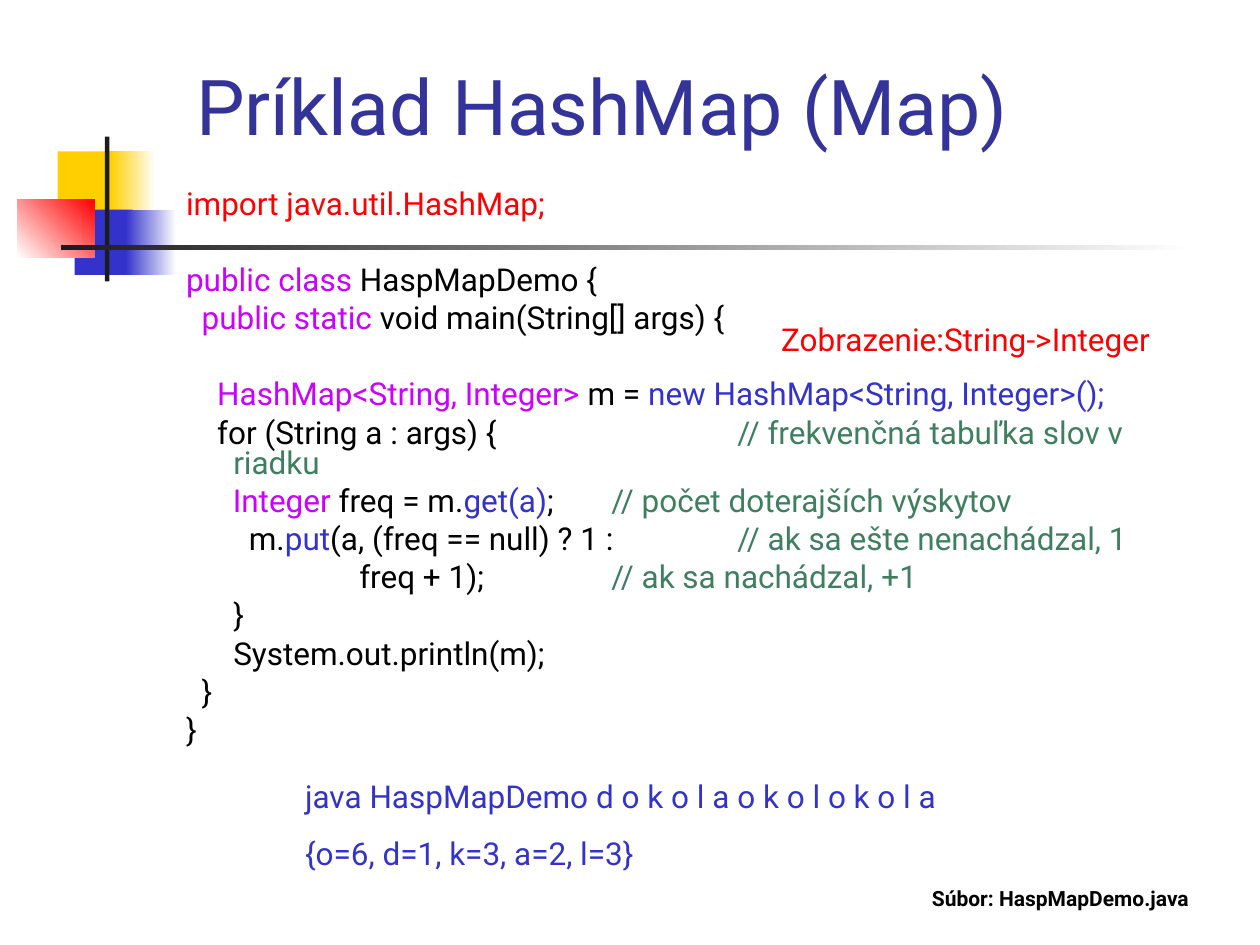
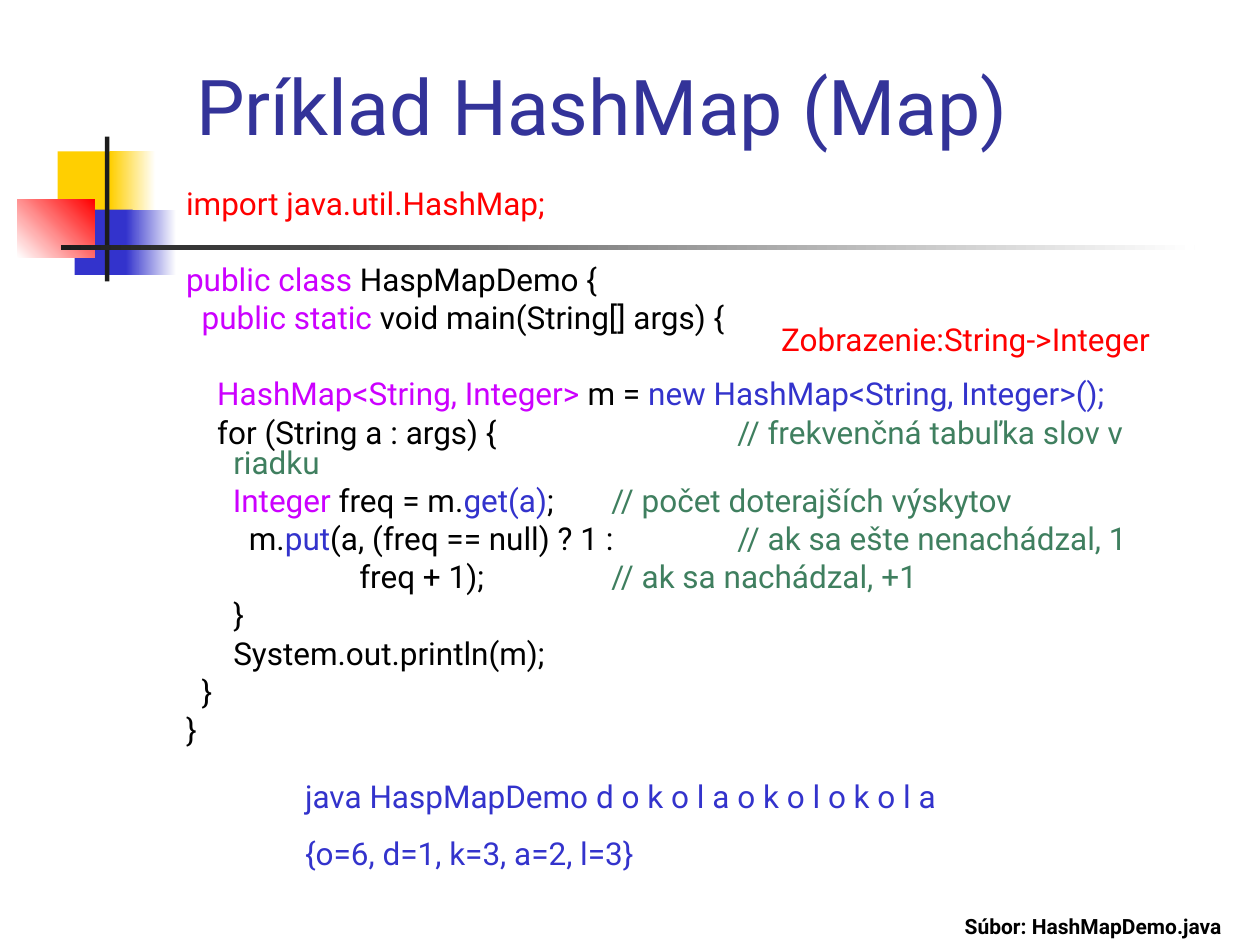
Before and after one commit to Programovanie4/Prednasky, a slide deck: slide 20 of 06/06_java.ppt. Drawn at 1260x945 pixels with LibreOffice and Linux fonts; fonts in the diff are those of the drawing. Boxes give left, top, right and bottom in pixels: in the first picture for what was removed or moved away, otherwise in the second. Text is boxed around its words. In the diff, an @@ line names an element or a change of style, - is before the commit and + after.

```diff
--- a/06/06_java.ppt
+++ b/06/06_java.ppt
@@ text at <box>965,918,1222,939</box>: text changed @@
-Súbor: HaspMapDemo.java
+Súbor: HashMapDemo.java
```
Also in this commit, not shown: 10 other slides changed, 3 other files.
